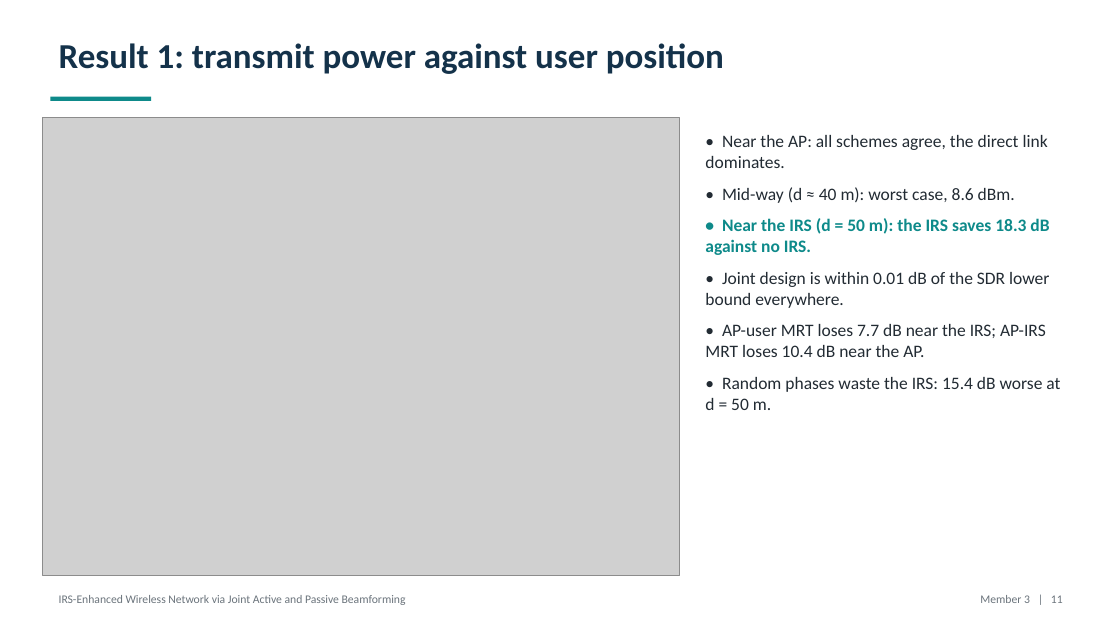
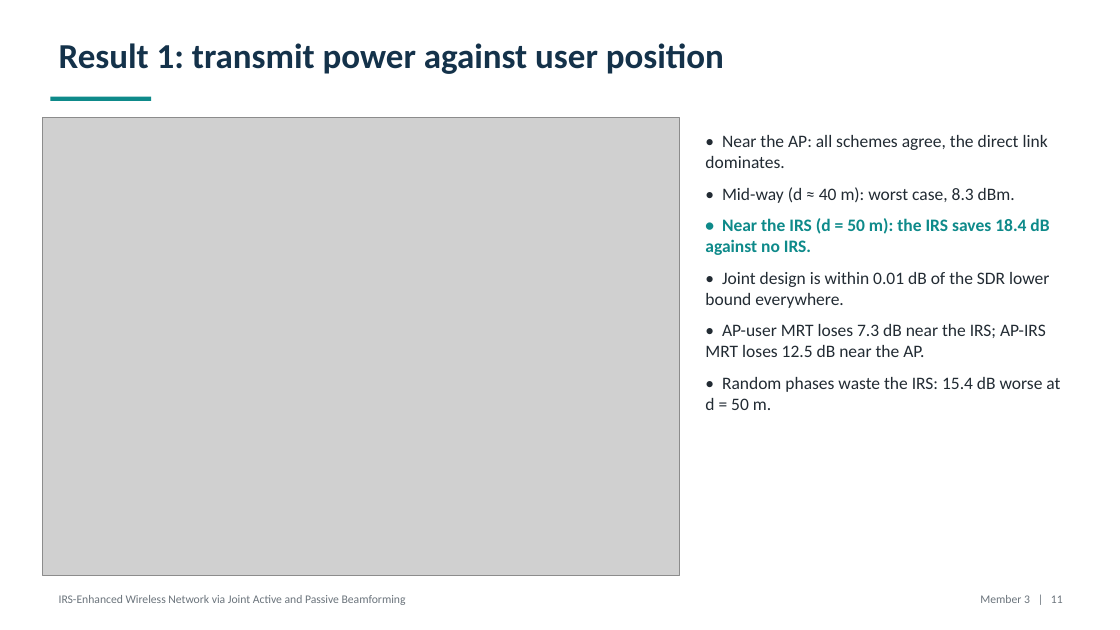
Before and after one commit to SKARAlpha0407/wcom-irs-beamforming, a slide deck: slide 11 of presentation/WCom_Project_Presentation.pptx. Drawn at 1120x630 pixels with LibreOffice and Linux fonts; fonts in the diff are those of the drawing; grey boxes stand for pictures. Boxes give left, top, right and bottom in pixels: in the first picture for what was removed or moved away, otherwise in the second. Text is boxed around its words. In the diff, an @@ line names an element or a change of style, - is before the commit and + after.

```diff
--- a/presentation/WCom_Project_Presentation.pptx
+++ b/presentation/WCom_Project_Presentation.pptx
@@ text at (705,187,1049,255): text changed @@
-• Mid-way (d ≈ 40 m): worst case, 8.6 dBm.
-• Near the IRS (d = 50 m): the IRS saves 18.3 dB against no IRS.
+• Mid-way (d ≈ 40 m): worst case, 8.3 dBm.
+• Near the IRS (d = 50 m): the IRS saves 18.4 dB against no IRS.
@@ text at (705,324,1046,357): text changed @@
-• AP-user MRT loses 7.7 dB near the IRS; AP-IRS MRT loses 10.4 dB near the AP.
+• AP-user MRT loses 7.3 dB near the IRS; AP-IRS MRT loses 12.5 dB near the AP.
```
Also in this commit, not shown: 4 other slides changed, 19 other files.
